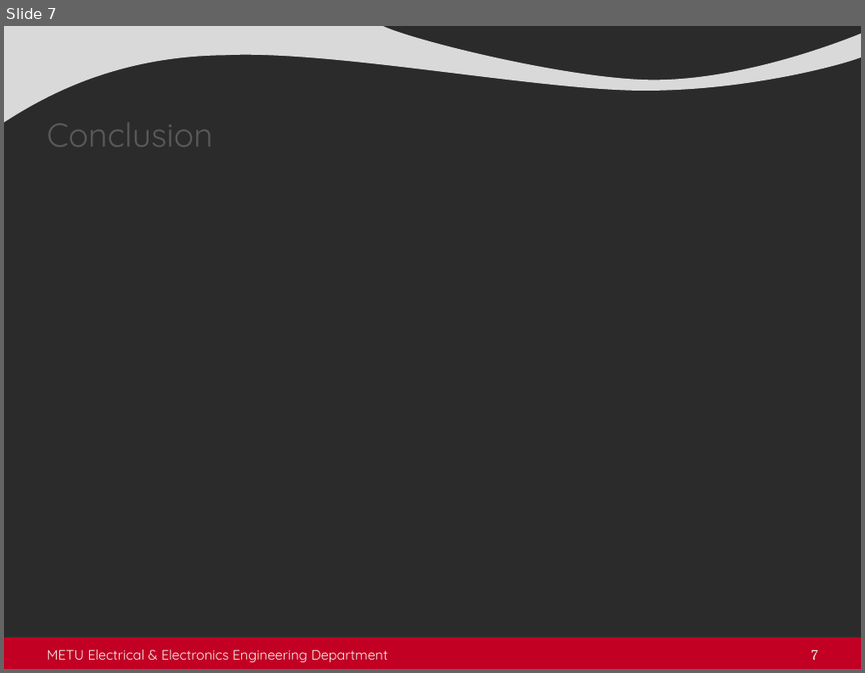
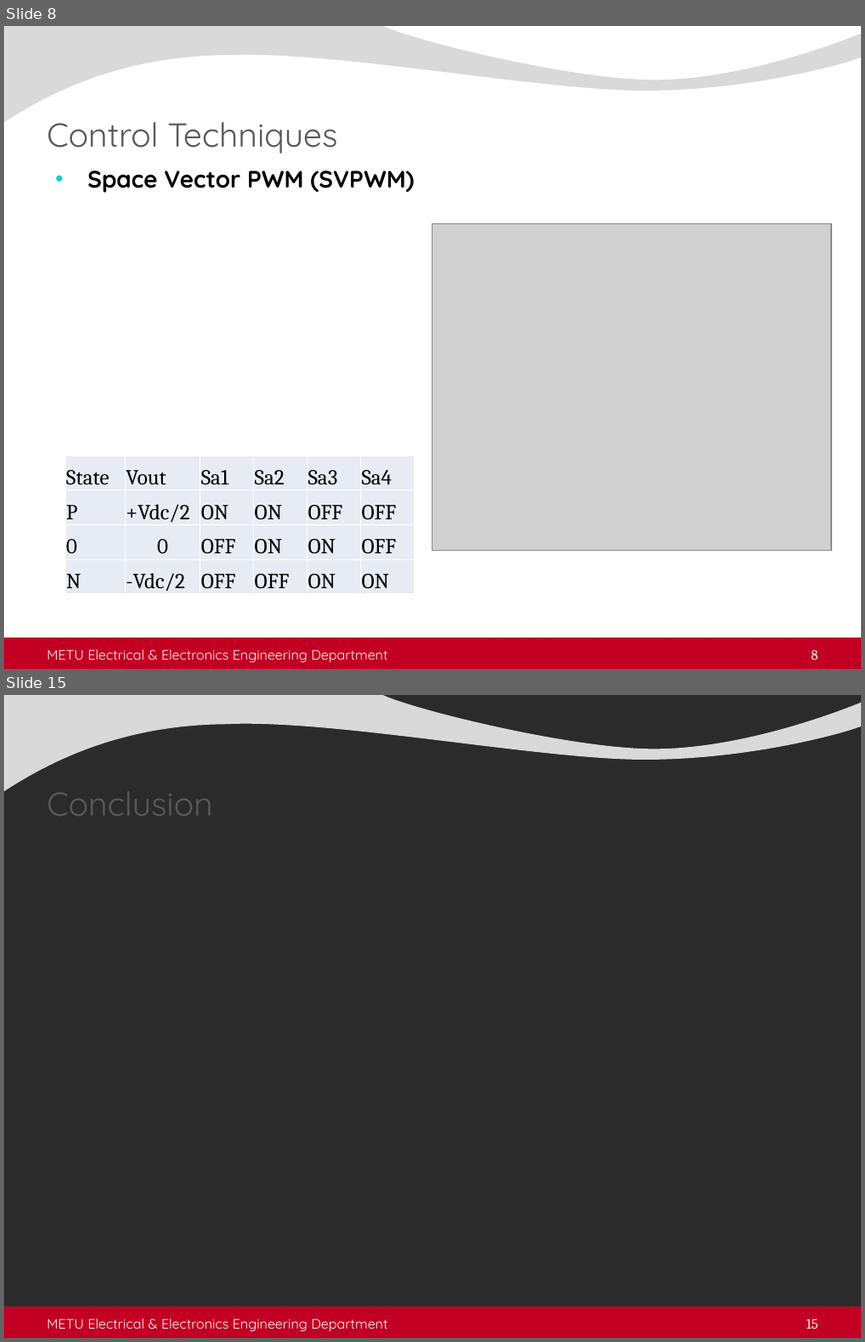
Before and after one commit to ahmetcan-akuz/Thesis, a slide deck: Seminar/metu_eee_seminar_presentation.pptx. Shown one above the other, each under a label of ours: slide 7 before the commit, slides 8 and 15 after it; the slides between them are not shown. The pictures are 865x673 and 865x1342 pixels, drawn with LibreOffice and Linux fonts; fonts in the diff are those of the drawing; grey boxes stand for pictures; background and template pictures are left out; a plain dark background stands for a picture behind light text. Boxes give left, top, right and bottom in pixels: in the first picture for what was removed or moved away, otherwise in the second. Text is boxed around its words. In the diff, an @@ line names an element or a change of style, - is before the commit and + after.

```diff
--- a/Seminar/metu_eee_seminar_presentation.pptx
+++ b/Seminar/metu_eee_seminar_presentation.pptx
@@ slide 8 added at <box>4,26,861,669</box>, background picture (left out); not listed: 2 template elements that a slide beside it also shows @@
@@ title added at <box>46,122,337,154</box>, 28 pt, text #595959 @@
+Control Techniques
@@ text added at <box>87,170,414,193</box>, 20 pt, text #000000, bold @@
+• Space Vector PWM (SVPWM)
@@ picture added at <box>432,223,831,550</box> @@
@@ table added at <box>65,455,413,594</box>, 4 rows, 6 columns @@
+State | Vout | Sa1 | Sa2 | Sa3 | Sa4
+P | +Vdc/2 | ON | ON | OFF | OFF
+0 | 0 | OFF | ON | ON | OFF
+N | -Vdc/2 | OFF | OFF | ON | ON
@@ text added at <box>46,649,387,663</box>, 11.5 pt, text #F2F2F2 @@
+METU Electrical & Electronics Engineering Department
@@ page number added at <box>811,649,817,659</box>, 12 pt, text #F2F2F2 @@
+8
@@ what was slide 7 is now slide 15 @@
@@ page number at <box>806,1318,818,1328</box>: text changed @@
-7
+15
```
Also in this commit, not shown: 4 slides changed, 9 other slides added, 1 slide removed, 4 other files.
